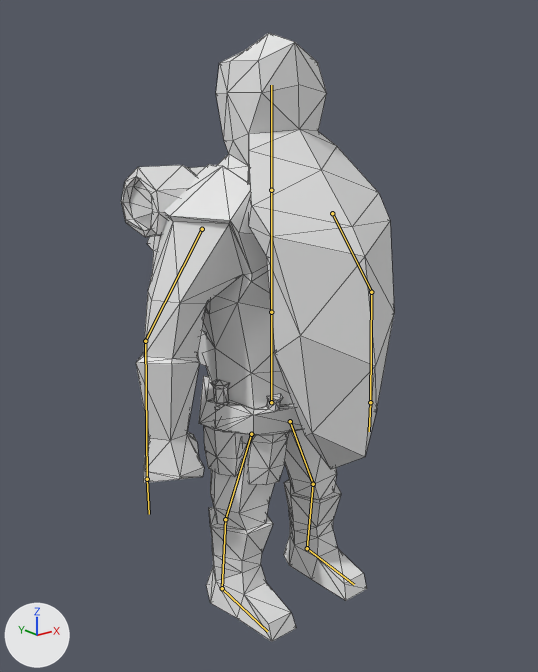
Two versions of the Blender file Animations/NecromancerSiphonBlood.blend, one commit apart.
Rendered twice from a 50 mm lens placed at (-6.97, -8.61, 7.94), pointed at (-0.32, -0.3, 4.61). Arrows for +X, +Y and +Z are at lower left; the lights stay in place. The bones that bend it are drawn over the model as lines. Mesh edges are drawn as thin lines.
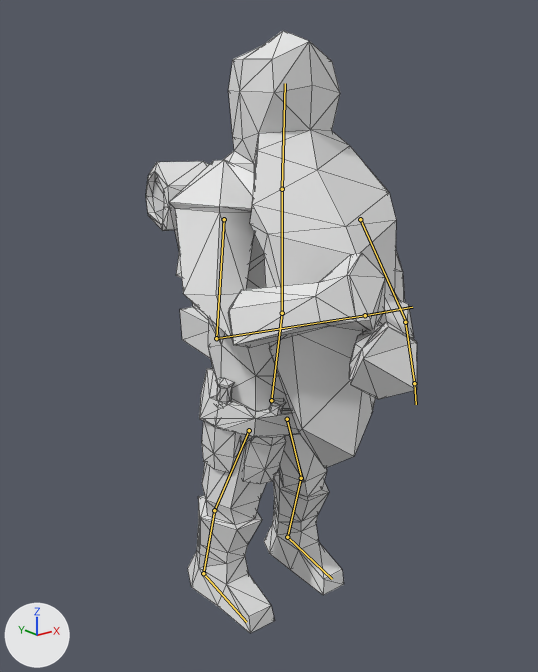
The newer file adds an action. The first version stands in its rest pose; the second is drawn at frame 32 of the action 'ArmatureAction'.

Boxes (x1, y1, x2, y2) around the edits, measured in the pictures (538 x 672 px):
'Cube.002', posed: before (121, 33, 394, 642); after (146, 31, 417, 633)
bone 'Root', root to tip: before (271, 402) to (271, 312); after (271, 400) to (282, 313)
bone 'Chest', root to tip: before (271, 312) to (271, 190); after (282, 313) to (282, 189)
bone 'Shoulder.R', root to tip: before (202, 229) to (145, 340); after (224, 219) to (216, 338)
bone 'Arm.R', root to tip: before (145, 341) to (147, 479); after (216, 338) to (365, 315)
bone 'Shoulder.L', root to tip: before (332, 213) to (371, 291); after (360, 219) to (406, 321)
bone 'Arm.L', root to tip: before (371, 292) to (370, 402); after (405, 322) to (414, 383)
bone 'Head', root to tip: before (271, 190) to (271, 85); after (282, 189) to (285, 83)

The edits, one by one:
Bone 'Root' (bone_root) moves from (0.0, 0.0, 0.0) to (0.0, 0.03, 0.0).
Bone 'Root' (bone_root) turns from (0, 0, 0) to (8, 1, -2) degrees about its own x, y and z.
Bone 'Chest' (bone_chest) turns from (0, 0, 0) to (-10, -25, 5) degrees about its own x, y and z.
Bone 'Shoulder.R' (bone_shoulder_r) moves from (0.0, 0.0, 0.0) to (0.27, -0.23, 0.44).
Bone 'Shoulder.R' (bone_shoulder_r) turns from (0, 0, 0) to (57, -45, -63) degrees about its own x, y and z.
Bone 'Arm.R' (bone_arm_r) turns from (0, 0, 0) to (-118, 14, -34) degrees about its own x, y and z.
Bone 'Shoulder.L' (bone_shoulder_l) moves from (0.0, 0.0, 0.0) to (0.0, 0.02, 0.02).
Bone 'Shoulder.L' (bone_shoulder_l) turns from (0, 0, 0) to (3, -28, 37) degrees about its own x, y and z.
Bone 'Arm.L' (bone_arm_l) turns from (0, 0, 0) to (-38, 1, 10) degrees about its own x, y and z.
Bone 'Head' (bone_head) turns from (0, 0, 0) to (4, 23, 1) degrees about its own x, y and z.
